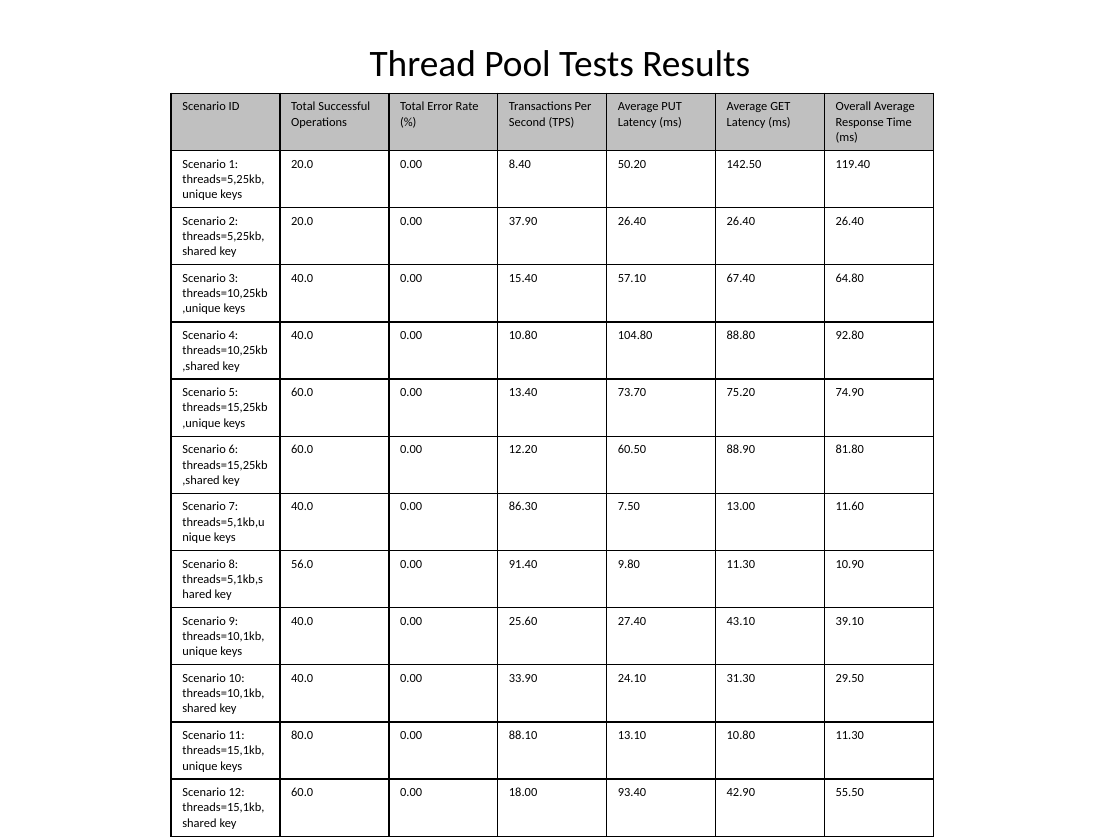
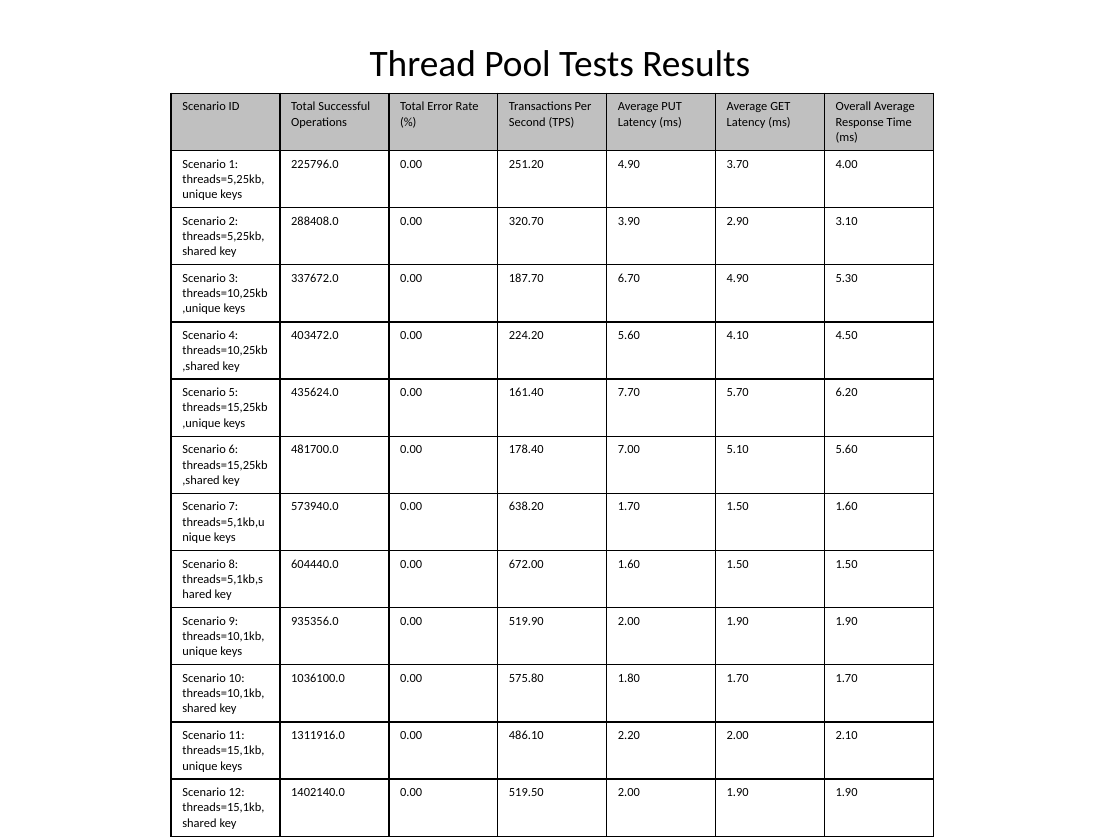
Before and after one commit to Daniel-Kleyman/couchbaseloadtester, a slide deck: slide 7 of couchbaseReport.pptx. Drawn at 1120x840 pixels with LibreOffice and Linux fonts; fonts in the diff are those of the drawing. Boxes give left, top, right and bottom in pixels: in the first picture for what was removed or moved away, otherwise in the second. Text is boxed around its words. In the diff, an @@ line names an element or a change of style, - is before the commit and + after.

```diff
--- a/couchbaseReport.pptx
+++ b/couchbaseReport.pptx
@@ table at bbox=[171, 93, 932, 833] @@
-row 2: Scenario 1: threads=5,25kb,unique keys | 20.0 | 0.00 | 8.40 | 50.20 | 142.50 | 119.40
+row 2: Scenario 1: threads=5,25kb,unique keys | 225796.0 | 0.00 | 251.20 | 4.90 | 3.70 | 4.00
-row 3: Scenario 2: threads=5,25kb,shared key | 20.0 | 0.00 | 37.90 | 26.40 | 26.40 | 26.40
+row 3: Scenario 2: threads=5,25kb,shared key | 288408.0 | 0.00 | 320.70 | 3.90 | 2.90 | 3.10
-row 4: Scenario 3: threads=10,25kb,unique keys | 40.0 | 0.00 | 15.40 | 57.10 | 67.40 | 64.80
+row 4: Scenario 3: threads=10,25kb,unique keys | 337672.0 | 0.00 | 187.70 | 6.70 | 4.90 | 5.30
-row 5: Scenario 4: threads=10,25kb,shared key | 40.0 | 0.00 | 10.80 | 104.80 | 88.80 | 92.80
+row 5: Scenario 4: threads=10,25kb,shared key | 403472.0 | 0.00 | 224.20 | 5.60 | 4.10 | 4.50
-row 6: Scenario 5: threads=15,25kb,unique keys | 60.0 | 0.00 | 13.40 | 73.70 | 75.20 | 74.90
+row 6: Scenario 5: threads=15,25kb,unique keys | 435624.0 | 0.00 | 161.40 | 7.70 | 5.70 | 6.20
-row 7: Scenario 6: threads=15,25kb,shared key | 60.0 | 0.00 | 12.20 | 60.50 | 88.90 | 81.80
+row 7: Scenario 6: threads=15,25kb,shared key | 481700.0 | 0.00 | 178.40 | 7.00 | 5.10 | 5.60
-row 8: Scenario 7: threads=5,1kb,unique keys | 40.0 | 0.00 | 86.30 | 7.50 | 13.00 | 11.60
+row 8: Scenario 7: threads=5,1kb,unique keys | 573940.0 | 0.00 | 638.20 | 1.70 | 1.50 | 1.60
-row 9: Scenario 8: threads=5,1kb,shared key | 56.0 | 0.00 | 91.40 | 9.80 | 11.30 | 10.90
+row 9: Scenario 8: threads=5,1kb,shared key | 604440.0 | 0.00 | 672.00 | 1.60 | 1.50 | 1.50
-row 10: Scenario 9: threads=10,1kb,unique keys | 40.0 | 0.00 | 25.60 | 27.40 | 43.10 | 39.10
+row 10: Scenario 9: threads=10,1kb,unique keys | 935356.0 | 0.00 | 519.90 | 2.00 | 1.90 | 1.90
-row 11: Scenario 10: threads=10,1kb,shared key | 40.0 | 0.00 | 33.90 | 24.10 | 31.30 | 29.50
+row 11: Scenario 10: threads=10,1kb,shared key | 1036100.0 | 0.00 | 575.80 | 1.80 | 1.70 | 1.70
-row 12: Scenario 11: threads=15,1kb,unique keys | 80.0 | 0.00 | 88.10 | 13.10 | 10.80 | 11.30
+row 12: Scenario 11: threads=15,1kb,unique keys | 1311916.0 | 0.00 | 486.10 | 2.20 | 2.00 | 2.10
-row 13: Scenario 12: threads=15,1kb,shared key | 60.0 | 0.00 | 18.00 | 93.40 | 42.90 | 55.50
+row 13: Scenario 12: threads=15,1kb,shared key | 1402140.0 | 0.00 | 519.50 | 2.00 | 1.90 | 1.90
```
Also in this commit, not shown: 1 other slide changed.
